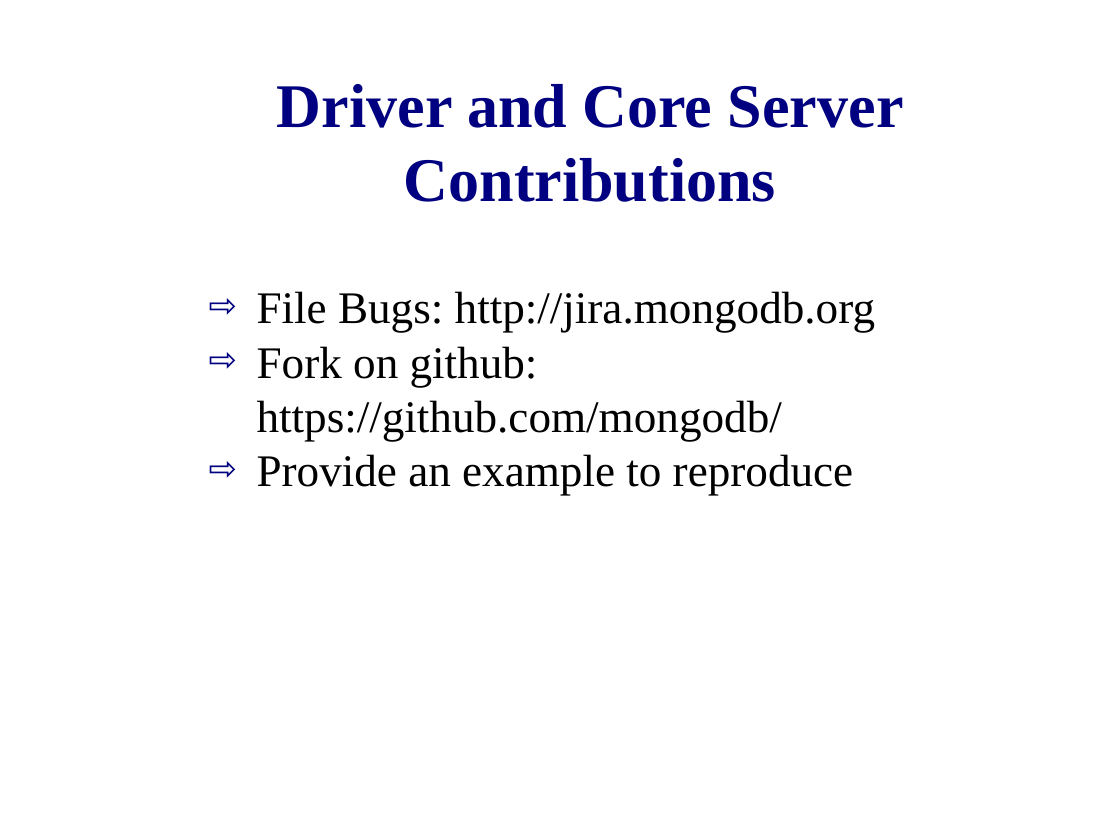
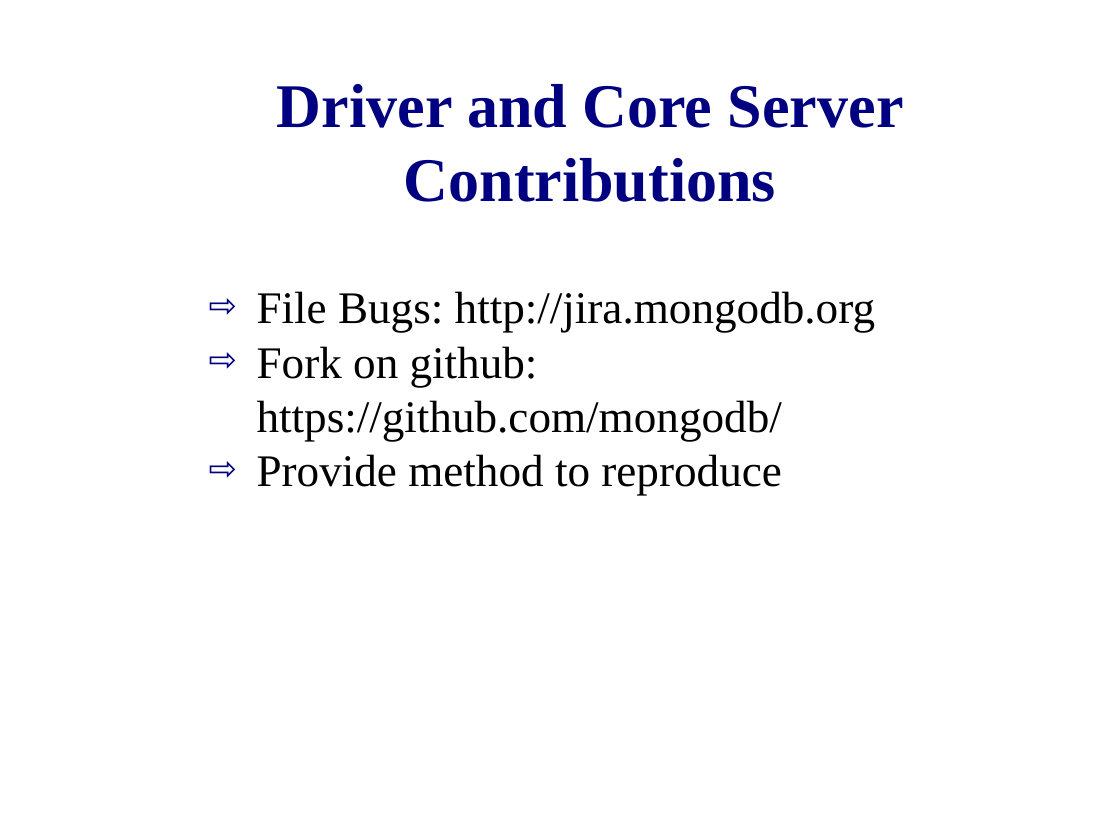
Before and after one commit to zippy1981/TalkMaterials, a slide deck: slide 8 of MongoDC/Tips for Getting Involved as a Contributor.odp. Drawn at 1120x840 pixels with LibreOffice and Linux fonts; fonts in the diff are those of the drawing; background and template pictures are left out. Boxes give left, top, right and bottom in pixels: in the first picture for what was removed or moved away, otherwise in the second. Text is boxed around its words. In the diff, an @@ line names an element or a change of style, - is before the commit and + after.

```diff
--- a/MongoDC/Tips for Getting Involved as a Contributor.odp
+++ b/MongoDC/Tips for Getting Involved as a Contributor.odp
@@ text at [257, 454, 781, 495]: text changed @@
-⇨ Provide an example to reproduce
+⇨ Provide method to reproduce
```
Also in this commit, not shown: 6 other slides changed, 1 slide added.
